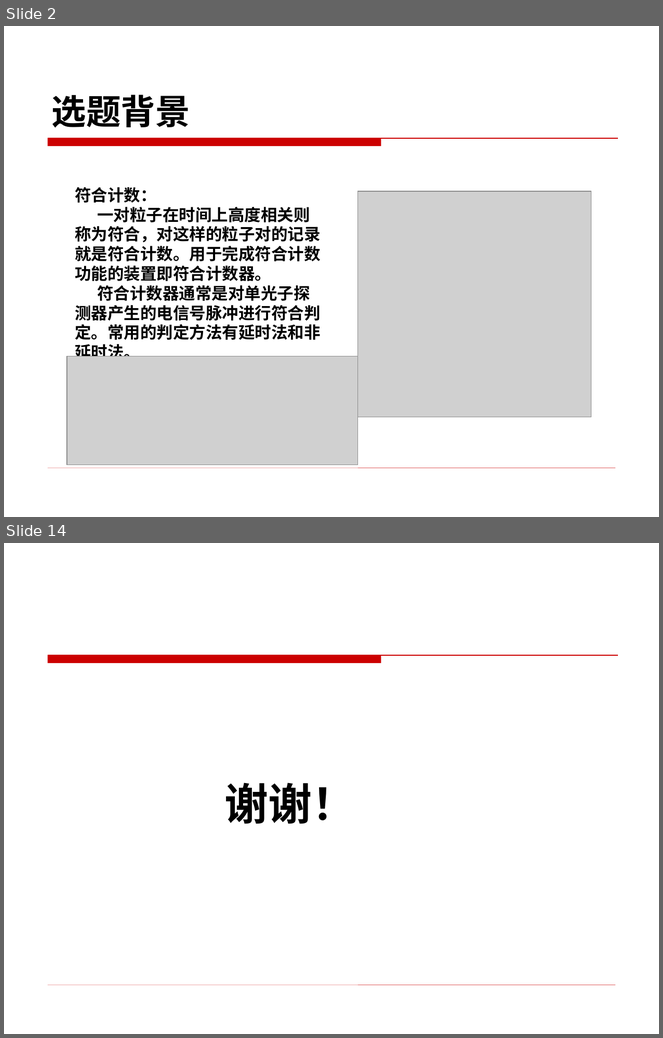
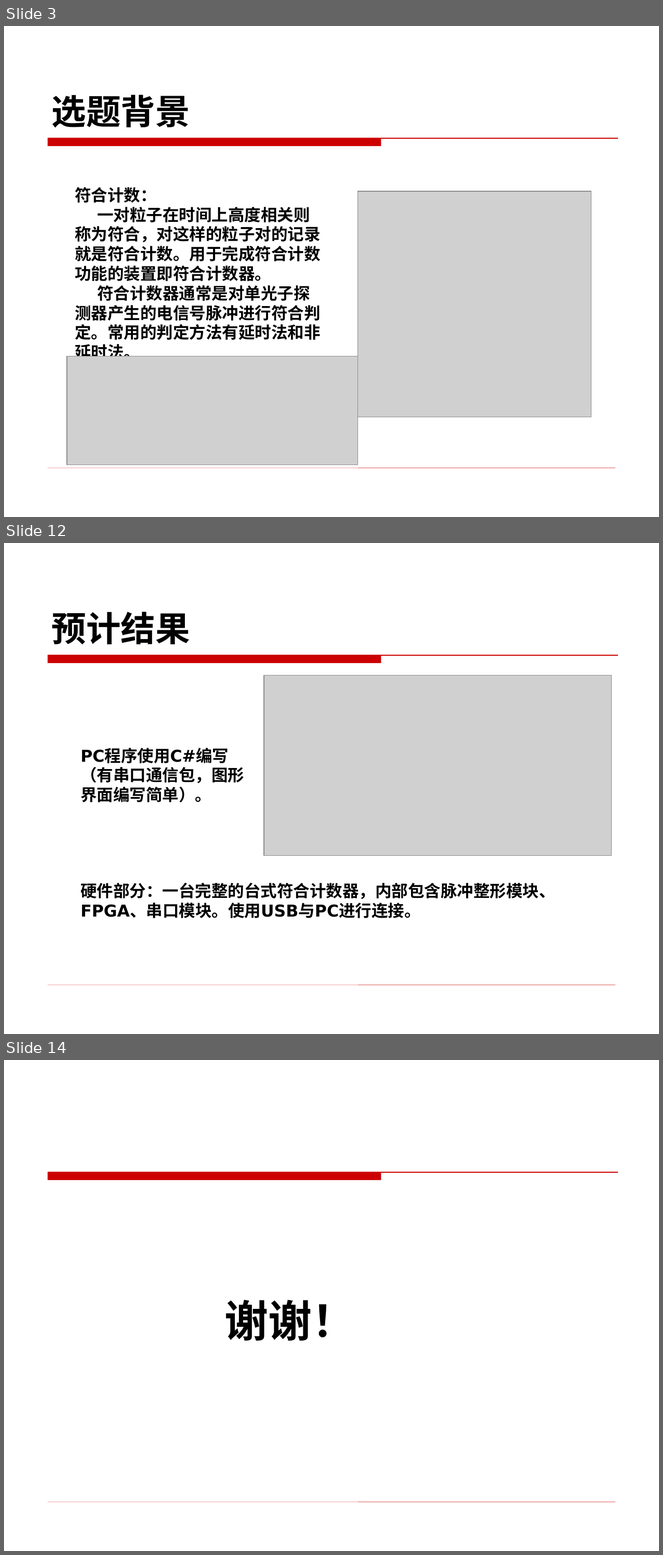
Before and after one commit to BevisGX/git, a slide deck: 开题PPT_宾光祥.ppt. Shown one above the other, each under a label of ours: slides 2 and 14 before the commit, slides 3, 12 and 14 after it; the slides between them are not shown. The pictures are 663x1038 and 663x1555 pixels, drawn with LibreOffice and Linux fonts; fonts in the diff are those of the drawing; grey boxes stand for pictures; background and template pictures are left out. Boxes give left, top, right and bottom in pixels: in the first picture for what was removed or moved away, otherwise in the second. Text is boxed around its words. In the diff, an @@ line names an element or a change of style, - is before the commit and + after.

```diff
--- a/开题PPT_宾光祥.ppt
+++ b/开题PPT_宾光祥.ppt
@@ slide 12 added at [4, 543, 659, 1034], background picture (left out); not listed: 2 template elements that a slide beside it also shows @@
@@ title added at [52, 612, 190, 644], 38 pt, text #000000, bold @@
+预计结果
@@ picture added at [264, 676, 612, 856] @@
@@ text added at [80, 748, 244, 802], 18 pt, text #000000, bold @@
+PC程序使用C#编写（有串口通信包，图形界面编写简单）。
@@ text added at [80, 883, 556, 918], 18 pt, text #000000, bold @@
+硬件部分：一台完整的台式符合计数器，内部包含脉冲整形模块、FPGA、串口模块。使用USB与PC进行连接。
@@ what was slide 2 is now slide 3 @@
```
Also in this commit, not shown: 5 slides changed, 6 other slides added, 7 slides removed, 1 other file.
